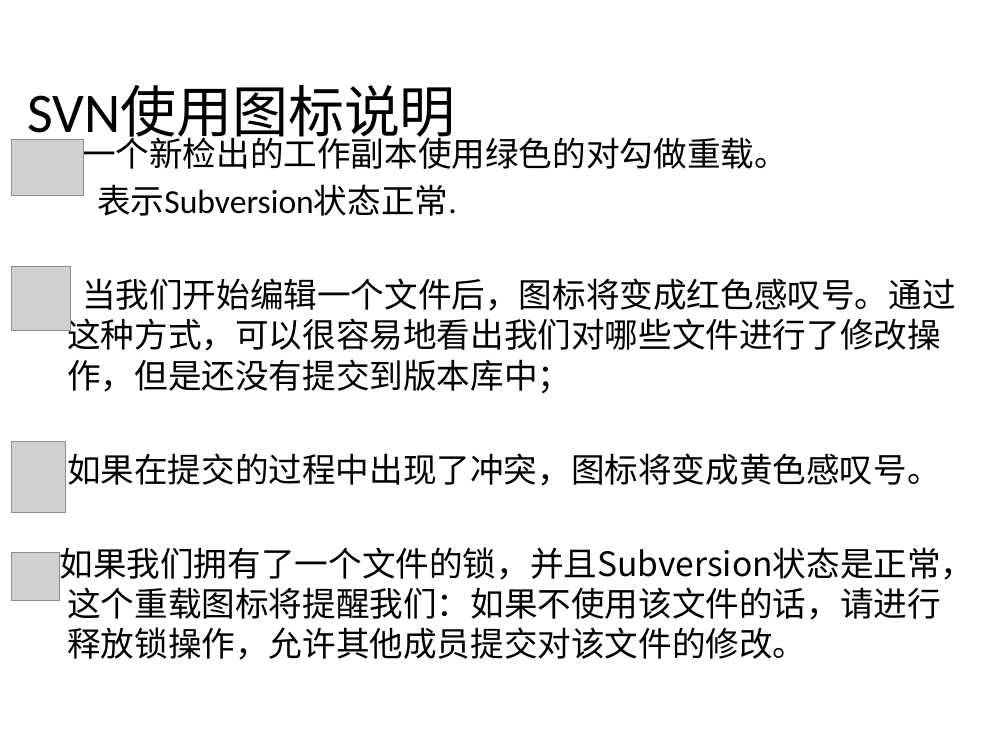
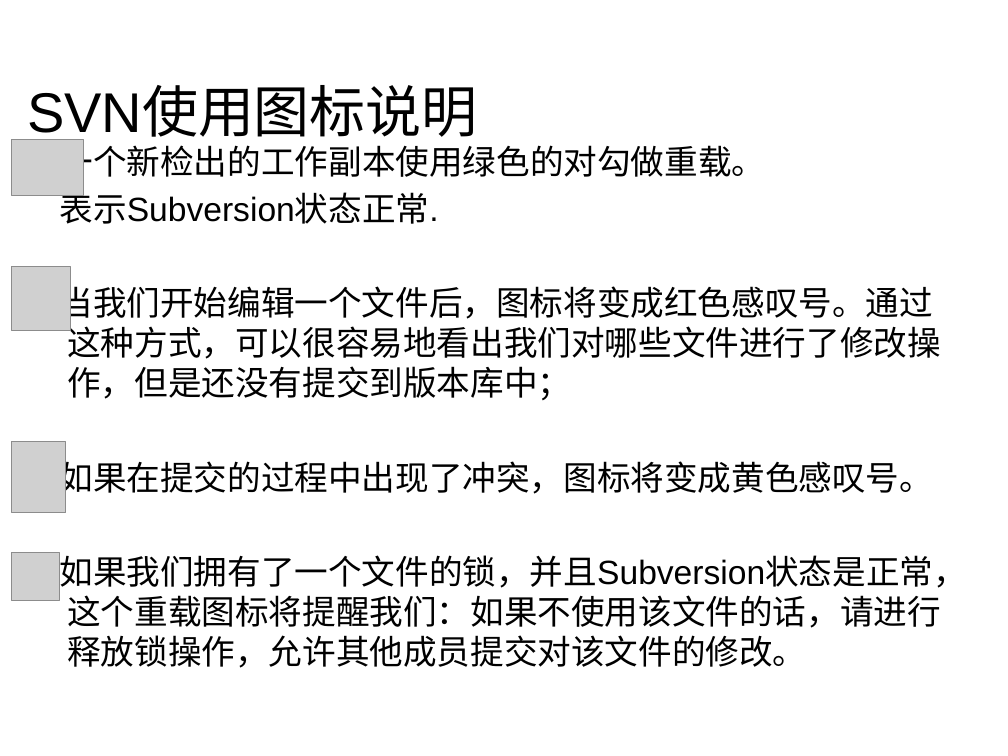
Before and after one commit to 39627020/learngit, a slide deck: slide 19 of 版本控制软件-SVN.pptx (slide 20 before the commit). Drawn at 1008x756 pixels with LibreOffice and Linux fonts; fonts in the diff are those of the drawing; grey boxes stand for pictures; background and template pictures are left out. Boxes give left, top, right and bottom in pixels: in the first picture for what was removed or moved away, otherwise in the second. Text is boxed around its words. In the diff, an @@ line names an element or a change of style, - is before the commit and + after.

```diff
--- a/版本控制软件-SVN.pptx
+++ b/版本控制软件-SVN.pptx
@@ text "SVN使用图标说明" at box(27, 88, 478, 142): font Calibri to Arial @@
@@ text "一个新检出的工作副本使用绿色的对勾做重载。": place and size @@
-text "一个新检出的工作副本使用绿色的对勾做重载。" at box(60, 131, 975, 660)
+text "一个新检出的工作副本使用绿色的对勾做重载。" at box(60, 139, 967, 668)
@@ text at box(60, 139, 967, 668): font Calibri to Arial in "一个新检出的工作副本使用绿色的对勾做重载。", "表示Subversion状态正常.", "如果在提交的过程中出现了冲突，图标将变成黄色感叹号。"; font Noto Sans CJK SC to Arial in "如果我们拥有了一个文件的锁，并且Subversion状态是正常，这个重载图标将提醒我们：如果不使用该文件的话，请进行释放 ..." @@
@@ text at box(60, 280, 941, 400): text changed; font Calibri to Arial @@
-当我们开始编辑一个文件后，图标将变成红色感叹号。通过这种方式，可以很容易地看出我们对哪些文件进行了修改操作，但是还没有提交到版本库中；
+当我们开始编辑一个文件后，图标将变成红色感叹号。通过 这种方式，可以很容易地看出我们对哪些文件进行了修改操作，但是还没有提交到版本库中；
```
Also in this commit, not shown: 24 other slides changed, 1 slide removed, 1 other file.
